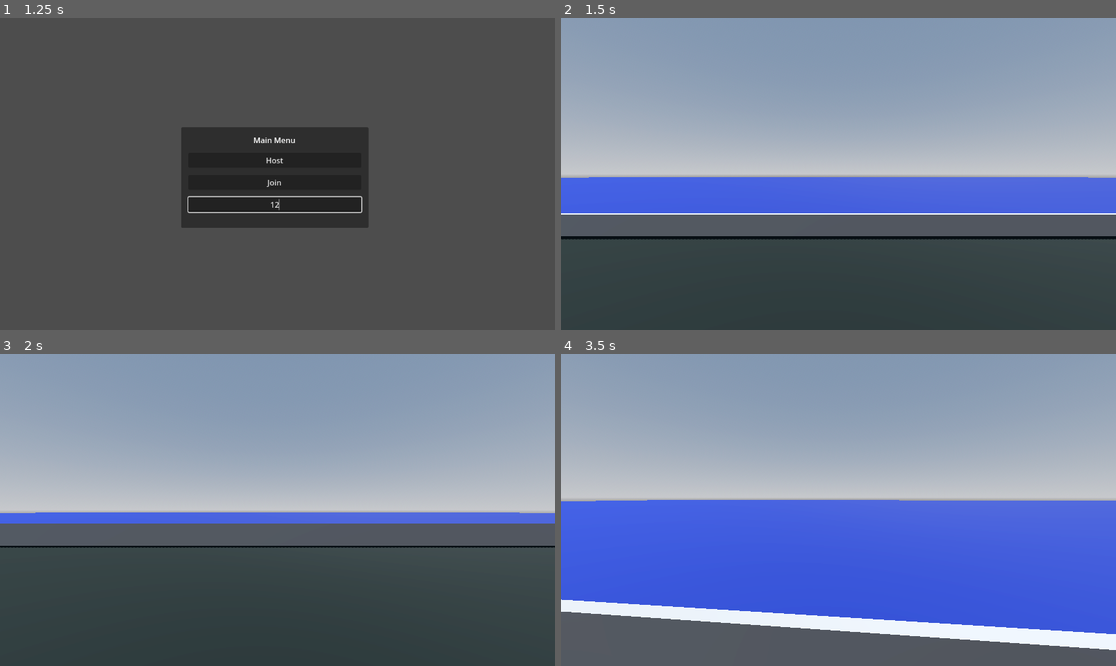
Above: before the commit, frames 1-4 (two rows, left to right).
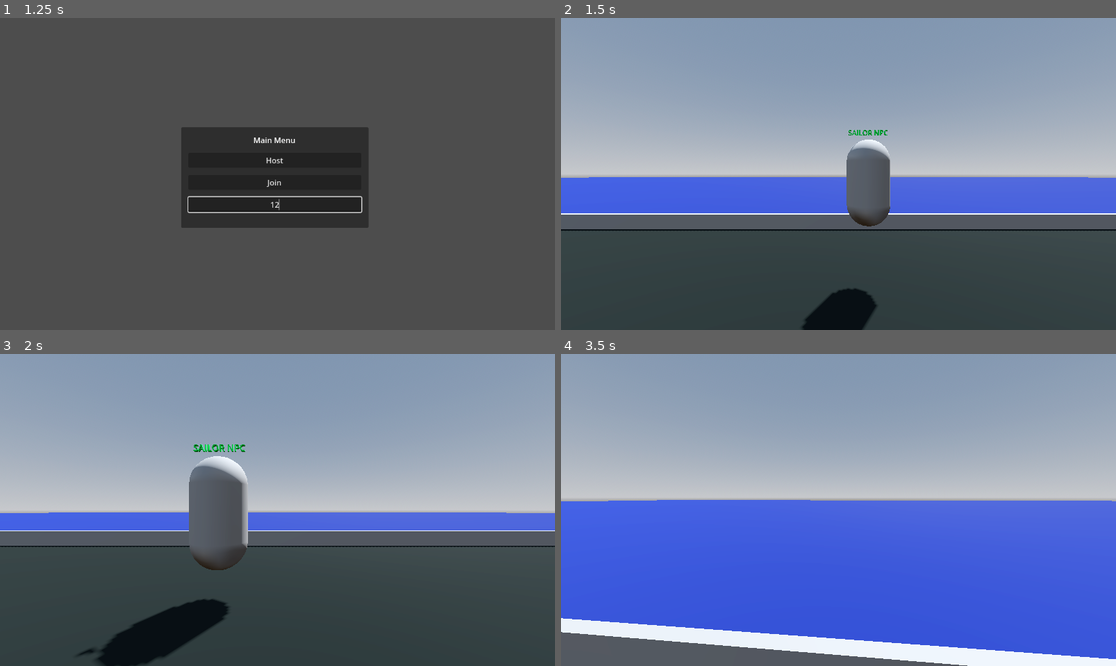
Above: after the commit, the same moments.

Repository: kassarl/mutiny
Game: Godot game, scene res://Level.tscn
Same seed, same stepped clock (60 frames per second), same inputs: the game is played once before the commit and once after it.
Inputs (mouse positions are in pixels of both pictures, inside the frame that each line leads up to):
- Up to frame 1 (1.25 s): click (277, 205) at 0.52 s; type "12" at 0.6 s
- Up to frame 2 (1.5 s): click "Host" at 1.25 s
- Up to frame 3 (2 s): no input
- Up to frame 4 (3.5 s): tap Enter (ui_accept) at 2, 2.27, 3.02 s; move the mouse to (866, 510) at 2.02 s; hold Shift (sprint) 2.03-2.78 s; hold W (up) from 2.03 s (still down); move the mouse to (810, 510) at 2.77 s; tap Shift (sprint) at 2.85 s

Frame 1 is identical in both runs. In frame 2, 5.8% of the frame differs, in the area x 0-100%, y 35-100%; in frame 3, 7.4%; in frame 4, 12%, in the area x 0-100%, y 46-100%.
Error before the commit: Assertion failed: UPNP Discover Failed! Error 24 (res://world.gd:52)
Error after the commit: Assertion failed: UPNP Discover Failed! Error 24 (res://world.gd:58)

Commit message:
Added AI NPCs to the HOST only, need to add client sync with AI too

Diff:
--- a/nav_mesh.gd
+++ b/nav_mesh.gd
@@ -7,7 +7,7 @@
 # "FIX" was to offset real mesh up to match the floating nav mesh...
 
 # Function to get random points on the navigation mesh
-func generate_random_points(num_points: int = 5, min_distance: float = 2.0) -> Array[Vector3]:
+func generate_random_points(num_points, min_distance: float = 2.0) -> Array[Vector3]:
 	var points: Array[Vector3] = []
 
 	# Get the navigation map
@@ -38,7 +38,7 @@
 		# Generate a random point within the bounds
 		var random_point = Vector3(
 			randf_range(min_bounds.x, max_bounds.x),
-			4.664,
+			6.664,
 			randf_range(min_bounds.z, max_bounds.z)
 		)
 
@@ -57,6 +57,4 @@
 
 		tries += 1
 
-	print(points)
-
 	return points
--- a/npc.gd
+++ b/npc.gd
@@ -1,4 +1,5 @@
 extends CharacterBody3D
+class_name npc
 
 
 @export var movement_speed: float = 5.0
@@ -24,8 +25,9 @@
 	timer.start()
 
 	# Pick initial rand points from ship
-	available_points = nav_map.generate_random_points()
+	available_points = nav_map.generate_random_points(5)
 
+	print("points to go")
 	print(available_points)
 
 	# Initial destination
@@ -56,6 +58,7 @@
 	# Pick a random point from available destinations
 	var random_index = randi() % available_points.size()
 	var target_position = available_points[random_index]
+	print("Target Pos")
 	print(target_position)
 
 	# Set the new target
--- a/npc.tscn
+++ b/npc.tscn
@@ -16,6 +16,8 @@
 [node name="NPC" type="CharacterBody3D"]
 script = ExtResource("1_rhwjn")
 
+[node name="NavigationAgent3D" type="NavigationAgent3D" parent="."]
+
 [node name="Collider" type="CollisionShape3D" parent="."]
 transform = Transform3D(1, 0, 0, 0, 1, 0, 0, 0, 1, 0, 1.00227, 0)
 shape = SubResource("CapsuleShape3D_d4r0x")
--- a/player.gd
+++ b/player.gd
@@ -26,11 +26,12 @@
 	set_multiplayer_authority(str(name).to_int())
 
 func _ready() -> void:
+	# Set player spawn position
 	position = Vector3(0,5.5,0)
+
 	if not is_multiplayer_authority():
 		return
 
-	print("HELLO")
 	Input.set_mouse_mode(Input.MOUSE_MODE_CAPTURED)
 	camera.current = true
 
--- a/ship.tscn
+++ b/ship.tscn
@@ -1,12 +1,6 @@
-[gd_scene load_steps=13 format=3 uid="uid://d2oshdvlmry4o"]
+[gd_scene load_steps=14 format=3 uid="uid://d2oshdvlmry4o"]
 
 [ext_resource type="Script" path="res://nav_mesh.gd" id="1_tbuv5"]
-
-[sub_resource type="PlaneMesh" id="PlaneMesh_ruy44"]
-size = Vector2(1000, 1000)
-
-[sub_resource type="StandardMaterial3D" id="StandardMaterial3D_daltt"]
-albedo_color = Color(0.0545718, 0.12675, 0.433013, 1)
 
 [sub_resource type="ConcavePolygonShape3D" id="ConcavePolygonShape3D_i42vp"]
 data = PackedVector3Array(-25, 0.5, 0.15, 25, 0.5, 0.15, -25, -0.5, 0.15, 25, 0.5, 0.15, 25, -0.5, 0.15, -25, -0.5, 0.1 …(500 unchanged characters)…
@@ -27,8 +21,8 @@
 data = PackedVector3Array(-9.5, 0.5, 0.15, 9.5, 0.5, 0.15, -9.5, -0.5, 0.15, 9.5, 0.5, 0.15, 9.5, -0.5, 0.15, -9.5, -0. …(536 unchanged characters)…
 
 [sub_resource type="NavigationMesh" id="NavigationMesh_aa1g6"]
-vertices = PackedVector3Array(-24.5, 4.44138, -8.83688, -24.5, 4.44138, 8.66312, 24.5, 4.44138, 8.66312, 24.5, 4.44138, -8.83688)
-polygons = [PackedInt32Array(3, 2, 0), PackedInt32Array(0, 2, 1)]
+vertices = PackedVector3Array(-16, 4.44138, -0.836904, -15, 4.44138, -1.0869, -15, 4.44138, -8.8369, -24.5, 4.44138, -8.8369, -24.5, 4.44138, -0.0869036, -16, 4.44138, -0.0869036, -14, 4.44138, 0.913096, -14.75, 4.44138, 1.1631, -14.75, 4.44138, 8.6631, 16.5, 4.44138, 8.6631, 16.5, 4.44138, 1.1631, 15.5, 4.44138, 0.663096, -13.75, 4.44138, -0.586904, 15.5, 4.44138, -0.836904, 16.5, 4.44138, -1.0869, 16.5, 4.44138, -8.8369, 17.25, 4.44138, -1.0869, 17.75, 4.44138, -0.0869036, 24.5, 4.44138, -0.0869036, 24.5, 4.44138, -8.8369, -16, 4.44138, 0.663096, -24.5, 4.44138, 8.6631, 17.25, 4.44138, 1.1631, 24.5, 4.44138, 8.6631)
+polygons = [PackedInt32Array(1, 0, 2), PackedInt32Array(2, 0, 3), PackedInt32Array(3, 0, 4), PackedInt32Array(0, 5, 4), PackedInt32Array(8, 7, 6), PackedInt32Array(10, 9, 11), PackedInt32Array(11, 9, 12), PackedInt32Array(12, 9, 6), PackedInt32Array(6, 9, 8), PackedInt32Array(14, 13, 15), PackedInt32Array(15, 13, 12), PackedInt32Array(15, 12, 1), PackedInt32Array(15, 1, 2), PackedInt32Array(13, 11, 12), PackedInt32Array(17, 16, 18), PackedInt32Array(18, 16, 19), PackedInt32Array(19, 16, 15), PackedInt32Array(16, 14, 15), PackedInt32Array(7, 8, 20), PackedInt32Array(20, 8, 21), PackedInt32Array(20, 21, 4), PackedInt32Array(4, 5, 20), PackedInt32Array(17, 18, 22), PackedInt32Array(22, 18, 23), PackedInt32Array(22, 23, 9), PackedInt32Array(9, 10, 22)]
 
 [sub_resource type="StandardMaterial3D" id="StandardMaterial3D_cegeg"]
 albedo_color = Color(2.33133e-08, 0.0585453, 0.0352578, 1)
@@ -36,11 +30,16 @@
 [sub_resource type="PrismMesh" id="PrismMesh_anfge"]
 size = Vector3(10, 5, 51)
 
+[sub_resource type="ConcavePolygonShape3D" id="ConcavePolygonShape3D_bbn47"]
+data = PackedVector3Array(500, 0, 500, -500, 0, 500, 500, 0, -500, -500, 0, 500, -500, 0, -500, 500, 0, -500)
+
+[sub_resource type="PlaneMesh" id="PlaneMesh_ruy44"]
+size = Vector2(1000, 1000)
+
+[sub_resource type="StandardMaterial3D" id="StandardMaterial3D_daltt"]
+albedo_color = Color(0.0545718, 0.12675, 0.433013, 1)
+
 [node name="Ship" type="Node3D"]
-
-[node name="Sea" type="MeshInstance3D" parent="."]
-mesh = SubResource("PlaneMesh_ruy44")
-surface_material_override/0 = SubResource("StandardMaterial3D_daltt")
 
 [node name="Walls" type="StaticBody3D" parent="."]
 
@@ -81,6 +80,7 @@
 script = ExtResource("1_tbuv5")
 
 [node name="ShipMesh" type="CSGCombiner3D" parent="NavigationRegion3D"]
+transform = Transform3D(1, 0, 0, 0, 1, 0, 0, 0, 1, 0, 0.324921, 0)
 use_collision = true
 
 [node name="CSGBox3D" type="CSGBox3D" parent="NavigationRegion3D/ShipMesh"]
@@ -105,3 +105,21 @@
 operation = 2
 size = Vector3(50.5, 2, 20.441)
 material = SubResource("StandardMaterial3D_cegeg")
+
+[node name="CSGCylinder3D" type="CSGCylinder3D" parent="NavigationRegion3D/ShipMesh"]
+transform = Transform3D(1, 0, 0, 0, 1, 0, 0, 0, 1, 16.6022, 9.14511, 0)
+height = 10.2824
+
+[node name="CSGCylinder3D2" type="CSGCylinder3D" parent="NavigationRegion3D/ShipMesh"]
+transform = Transform3D(1, 0, 0, 0, 1, 0, 0, 0, 1, -14.953, 9.14511, 0)
+height = 10.2824
+
+[node name="StaticBody3D" type="StaticBody3D" parent="."]
+
+[node name="SeaCollider" type="CollisionShape3D" parent="StaticBody3D"]
+shape = SubResource("ConcavePolygonShape3D_bbn47")
+
+[node name="Sea" type="MeshInstance3D" parent="StaticBody3D/SeaCollider"]
+mesh = SubResource("PlaneMesh_ruy44")
+skeleton = NodePath("../../..")
+surface_material_override/0 = SubResource("StandardMaterial3D_daltt")
--- a/world.gd
+++ b/world.gd
@@ -2,8 +2,10 @@
 
 @onready var main_menu = $CanvasLayer/MainMenu
 @onready var address_entry = $CanvasLayer/MainMenu/MarginContainer/VBoxContainer/AddressEntry
+@onready var nav_mesh: Node3D = $Ship/NavigationRegion3D
 
-const Player = preload("res://player.tscn")
+const player = preload("res://player.tscn")
+const npc = preload("res://npc.tscn")
 const PORT = 9999
 var enet_peer = ENetMultiplayerPeer.new()
 
@@ -15,14 +17,17 @@
 	main_menu.hide()
 
 	enet_peer.create_server(PORT)
+
+	upnp_setup()
+	#or manually setup port forwarding on local network
+
 	multiplayer.multiplayer_peer = enet_peer
 	multiplayer.peer_connected.connect(add_player)
 	multiplayer.peer_disconnected.connect(remove_player)
 
 	add_player(multiplayer.get_unique_id())
 
-	upnp_setup()
-	#or manually setup port forwarding on local network
+	main()
 
 func _on_join_button_pressed() -> void:
 	main_menu.hide()
@@ -32,13 +37,14 @@
 	print(address_entry.text)
 
 func add_player(peer_id):
-	print("ADDING PLAYER")
+	print("ADDING PLAYER: %d" % peer_id)
 	#add player to world
-	var player = Player.instantiate()
+	var player = player.instantiate()
 	player.name = str(peer_id)
 	add_child(player)
 
 func remove_player(peer_id):
+	print("REMOVING PLAYER: %d" % peer_id)
 	#remove player from world
 	var player = get_node_or_null(str(peer_id))
 	if player:
@@ -60,4 +66,17 @@
 	assert(map_result == UPNP.UPNP_RESULT_SUCCESS, \
 		"UPNP Port Mapping Failed! Error %s" % map_result)
 
-	print("Success! Join Address: %s" % upnp.query_external_address())
+	print("Host launch Success! Join IP Address: %s\n" % upnp.query_external_address())
+
+func spawn_npcs(npc_count):
+	var spawn_points = nav_mesh.generate_random_points(npc_count)
+	var npc_spawn
+
+	for i in range(npc_count):
+		print(i)
+		npc_spawn = npc.instantiate()
+		npc_spawn.position = spawn_points[i]
+		add_child(npc_spawn)
+
+func main():
+	spawn_npcs(3)
Not shown: 1 places in npc.tscn that only renumber resources
